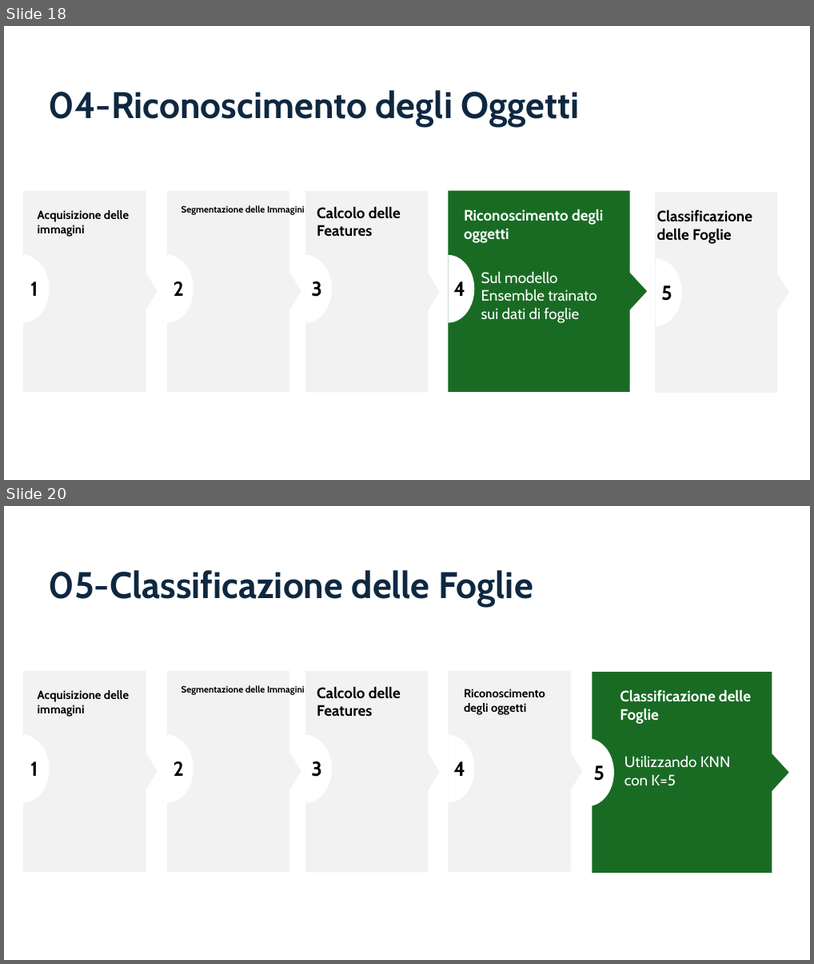
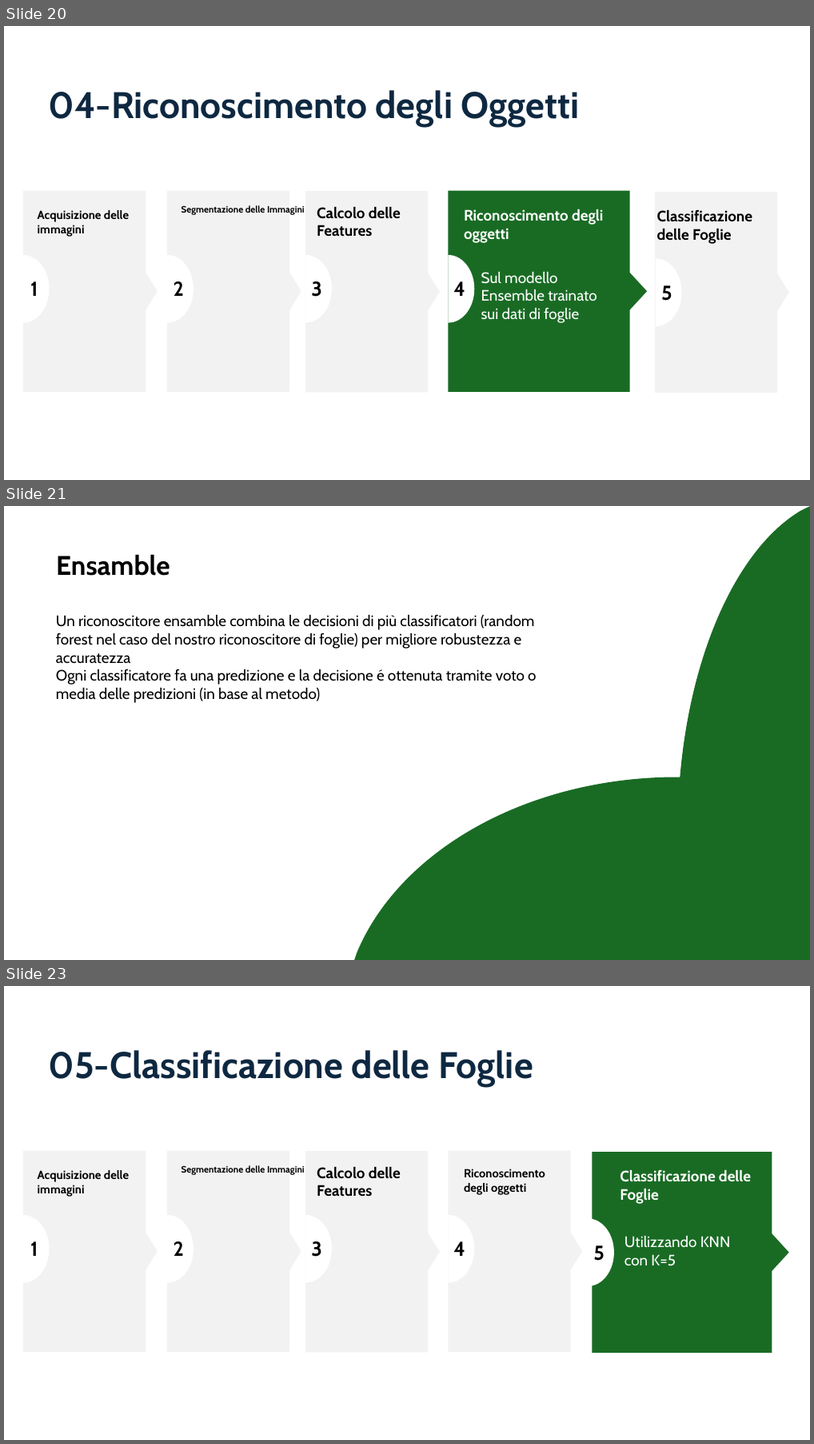
Before and after one commit to aleeteo/leaf_ID, a slide deck: presentazione/ProjectLeafWIP.pptx. Shown one above the other, each under a label of ours: slides 18 and 20 before the commit, slides 20, 21 and 23 after it; the slides between them are not shown. The pictures are 814x964 and 814x1444 pixels, drawn with LibreOffice and Linux fonts; fonts in the diff are those of the drawing. Boxes give left, top, right and bottom in pixels: in the first picture for what was removed or moved away, otherwise in the second. Text is boxed around its words. In the diff, an @@ line names an element or a change of style, - is before the commit and + after.

```diff
--- a/presentazione/ProjectLeafWIP.pptx
+++ b/presentazione/ProjectLeafWIP.pptx
@@ slide 21 added at box(4, 506, 810, 960), background #FFFFFF @@
@@ freeform shape added at box(678, 506, 810, 960), fill #196B24 @@
@@ freeform shape added at box(678, 508, 810, 960), fill #196B24 @@
@@ title added at box(56, 554, 170, 576), 32 pt, text #000000, bold @@
+Ensamble
@@ text added at box(56, 614, 536, 703), 18 pt, text #000000 @@
+Un riconoscitore ensamble combina le decisioni di più classificatori (random forest nel caso del nostro riconoscitore di foglie) per migliore robustezza e accuratezza
+Ogni classificatore fa una predizione e la decisione é ottenuta tramite voto o media delle predizioni (in base al metodo)
@@ freeform shape added at box(353, 777, 810, 960), fill #196B24 @@
@@ what was slide 18 is now slide 20 @@
@@ what was slide 20 is now slide 23 @@
```
Also in this commit, not shown: 8 slides changed, 8 other slides added, 2 slides removed.
